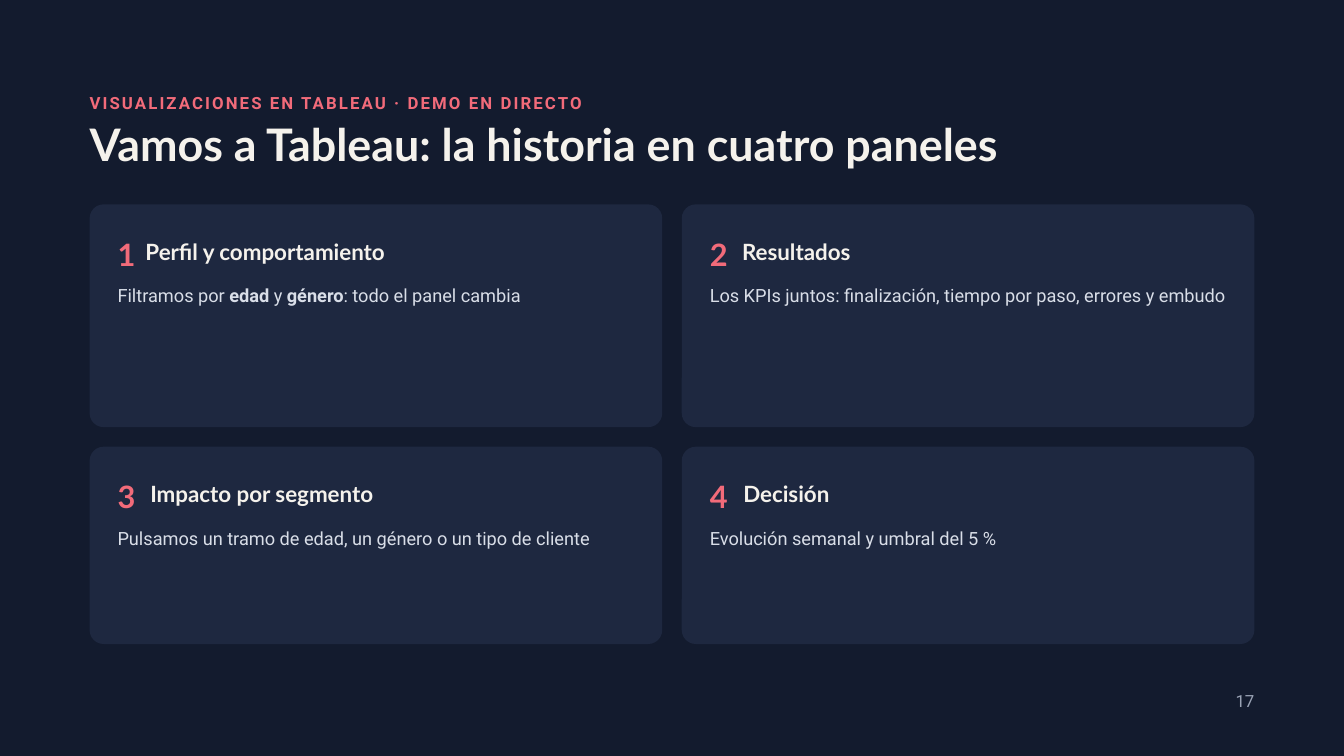
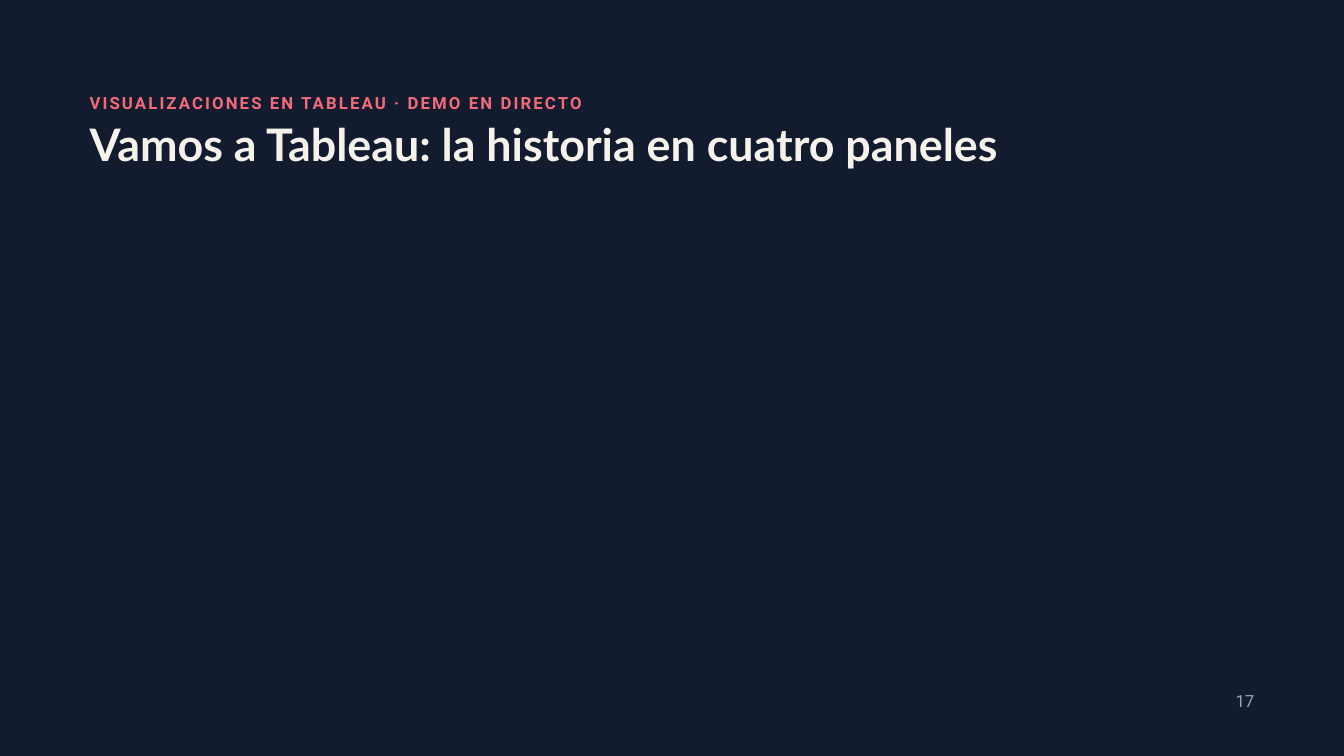
Before and after one commit to beafernandez22/Project_Vanguard_ab_Test, a slide deck: slide 13 of outputs/Vanguard_Presentación.pptx (slide 17 before the commit). Drawn at 1344x756 pixels with LibreOffice and Linux fonts; fonts in the diff are those of the drawing. Boxes give left, top, right and bottom in pixels: in the first picture for what was removed or moved away, otherwise in the second. Text is boxed around its words. In the diff, an @@ line names an element or a change of style, - is before the commit and + after.

Commit message:
cambios en ppt y tableau

```diff
--- a/outputs/Vanguard_Presentación.pptx
+++ b/outputs/Vanguard_Presentación.pptx
@@ rounded rectangle removed at (90,205,662,427) @@
@@ rounded rectangle removed at (682,205,1254,427) @@
@@ text removed at (118,243,136,266) @@
-1
@@ text removed at (145,243,384,264) @@
-Perfil y comportamiento
@@ text removed at (710,243,728,266) @@
-2
@@ text removed at (742,243,850,260) @@
-Resultados
@@ text removed at (118,288,521,306) @@
-Filtramos por edad y género: todo el panel cambia
@@ text removed at (710,288,1225,306) @@
-Los KPIs juntos: finalización, tiempo por paso, errores y embudo
@@ rounded rectangle removed at (90,447,662,644) @@
@@ rounded rectangle removed at (682,447,1254,644) @@
@@ text removed at (118,485,136,509) @@
-3
@@ text removed at (150,486,373,506) @@
-Impacto por segmento
@@ text removed at (710,485,728,508) @@
-4
@@ text removed at (743,485,829,502) @@
-Decisión
@@ text removed at (118,531,590,549) @@
-Pulsamos un tramo de edad, un género o un tipo de cliente
@@ text removed at (710,531,978,549) @@
-Evolución semanal y umbral del 5 %
```
Also in this commit, not shown: 5 other slides changed, 5 slides removed, 1 other file.
